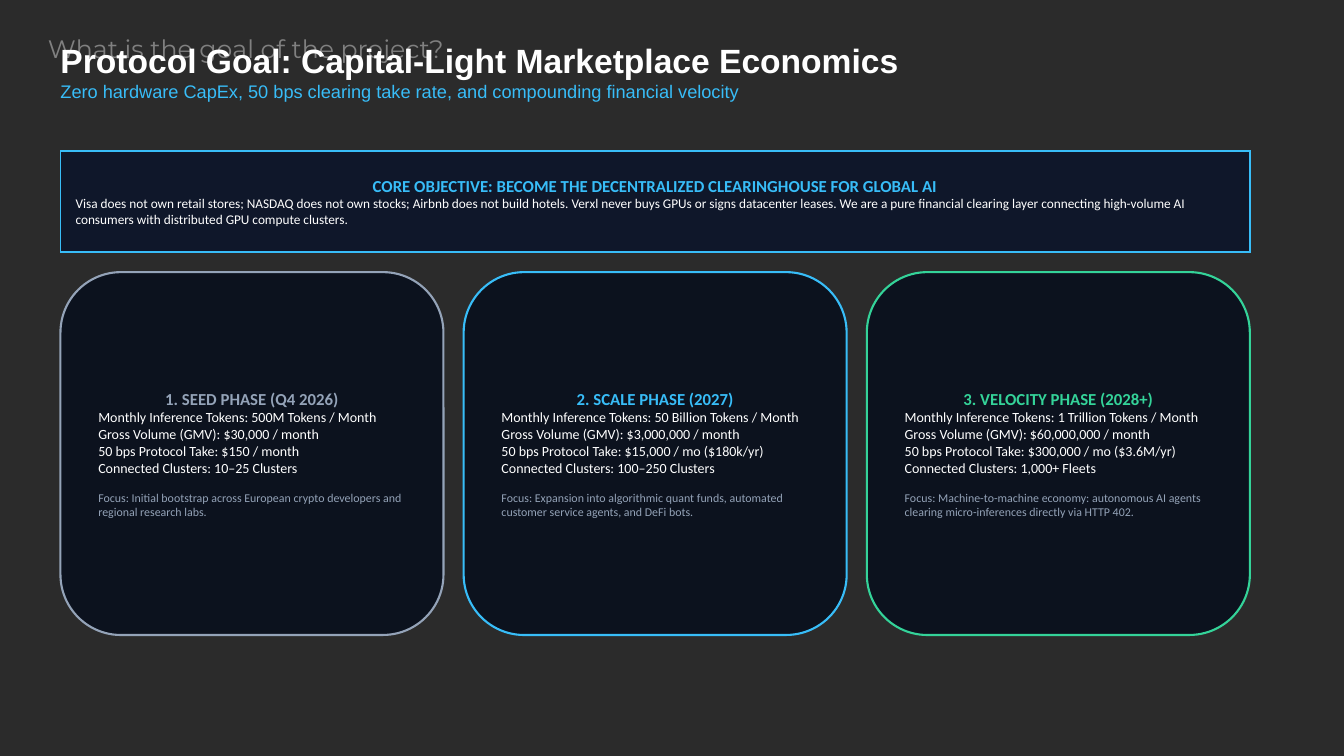
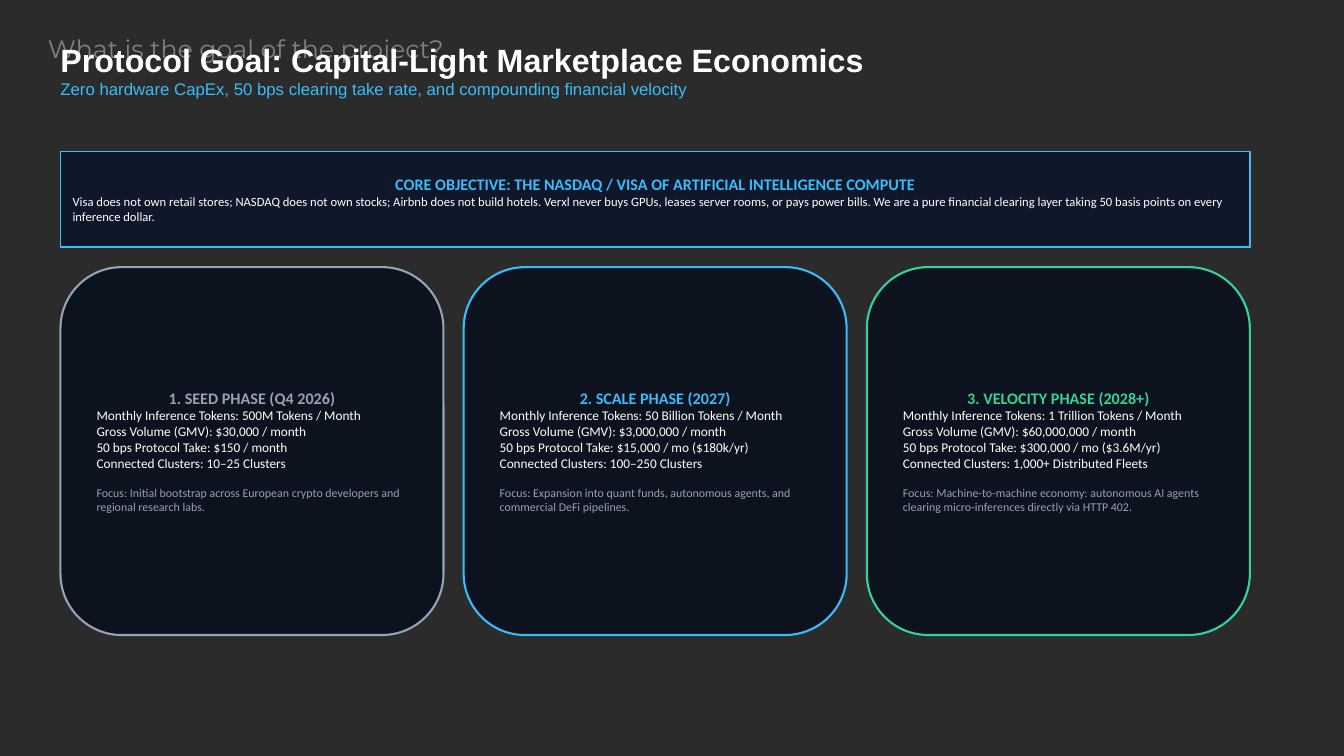
Before and after one commit to simonhavlik/verxl-protocol, a slide deck: slide 9 of Verxl_Protocol_Pitch_Presentation.pptx. Drawn at 1344x756 pixels with LibreOffice and Linux fonts; fonts in the diff are those of the drawing; background and template pictures are left out; a plain dark background stands for a picture behind light text. Boxes give left, top, right and bottom in pixels: in the first picture for what was removed or moved away, otherwise in the second. Text is boxed around its words. In the diff, an @@ line names an element or a change of style, - is before the commit and + after.

```diff
--- a/Verxl_Protocol_Pitch_Presentation.pptx
+++ b/Verxl_Protocol_Pitch_Presentation.pptx
@@ text "Protocol Goal: Capital-Light Marketplace Economics" at [60,46,864,99]: size 24 to 23 pt in "Protocol Goal: Capital-Light Marketplace Economics"; size 13 to 12 pt in "Zero hardware CapEx, 50 bps clearing take ..." @@
@@ rectangle "CORE OBJECTIVE: THE NASDAQ / ...": place and size @@
-rectangle "CORE OBJECTIVE: THE NASDAQ / ..." at [60,151,1250,252]
+rectangle "CORE OBJECTIVE: THE NASDAQ / ..." at [60,151,1250,247]
@@ text in rectangle at [73,179,1222,221]: text changed; size 9.5 to 9 pt @@
-CORE OBJECTIVE: BECOME THE DECENTRALIZED CLEARINGHOUSE FOR GLOBAL AI
-Visa does not own retail stores; NASDAQ does not own stocks; Airbnb does not build hotels. Verxl never buys GPUs or signs datacenter leases. We are a pure financial clearing layer connecting high-volume AI consumers with distributed GPU compute clusters.
+CORE OBJECTIVE: THE NASDAQ / VISA OF ARTIFICIAL INTELLIGENCE COMPUTE
+Visa does not own retail stores; NASDAQ does not own stocks; Airbnb does not build hotels. Verxl never buys GPUs, leases server rooms, or pays power bills. We are a pure financial clearing layer taking 50 basis points on every inference dollar.
@@ rounded rectangle "1. SEED PHASE (Q4 2026)": place and size @@
-rounded rectangle "1. SEED PHASE (Q4 2026)" at [60,272,444,635]
+rounded rectangle "1. SEED PHASE (Q4 2026)" at [60,267,444,635]
@@ rounded rectangle "2. SCALE PHASE (2027)": place and size @@
-rounded rectangle "2. SCALE PHASE (2027)" at [464,272,847,635]
+rounded rectangle "2. SCALE PHASE (2027)" at [464,267,847,635]
@@ rounded rectangle "3. VELOCITY PHASE (2028+)": place and size @@
-rounded rectangle "3. VELOCITY PHASE (2028+)" at [867,272,1250,635]
+rounded rectangle "3. VELOCITY PHASE (2028+)" at [867,267,1250,635]
@@ text in rounded rectangle at [97,392,361,468]: size 12 to 11.5 pt in "1. SEED PHASE (Q4 2026)"; size 10 to 9.5 pt in "Monthly Inference Tokens: 500M Tokens / Month", "Gross Volume (GMV): $30,000 / month", "50 bps Protocol Take: $150 / month", "Connected Clusters: 10–25 Clusters" @@
@@ text in rounded rectangle at [500,392,783,468]: size 12 to 11.5 pt in "2. SCALE PHASE (2027)"; size 10 to 9.5 pt in "Monthly Inference Tokens: 50 Billion Tokens / ...", "Gross Volume (GMV): $3,000,000 / month", "50 bps Protocol Take: $15,000 / mo ...", "Connected Clusters: 100–250 Clusters" @@
@@ text in rounded rectangle at [903,392,1182,454]: size 12 to 11.5 pt in "3. VELOCITY PHASE (2028+)"; size 10 to 9.5 pt in "Monthly Inference Tokens: 1 Trillion Tokens / ...", "Gross Volume (GMV): $60,000,000 / month", "50 bps Protocol Take: $300,000 / mo ..." @@
@@ text in rounded rectangle at [903,458,1148,470]: text changed; size 10 to 9.5 pt @@
-Connected Clusters: 1,000+ Fleets
+Connected Clusters: 1,000+ Distributed Fleets
@@ text in rounded rectangle at [500,489,790,513]: text changed @@
-Focus: Expansion into algorithmic quant funds, automated customer service agents, and DeFi bots.
+Focus: Expansion into quant funds, autonomous agents, and commercial DeFi pipelines.
```
Also in this commit, not shown: 7 other slides changed, 3 other files.
